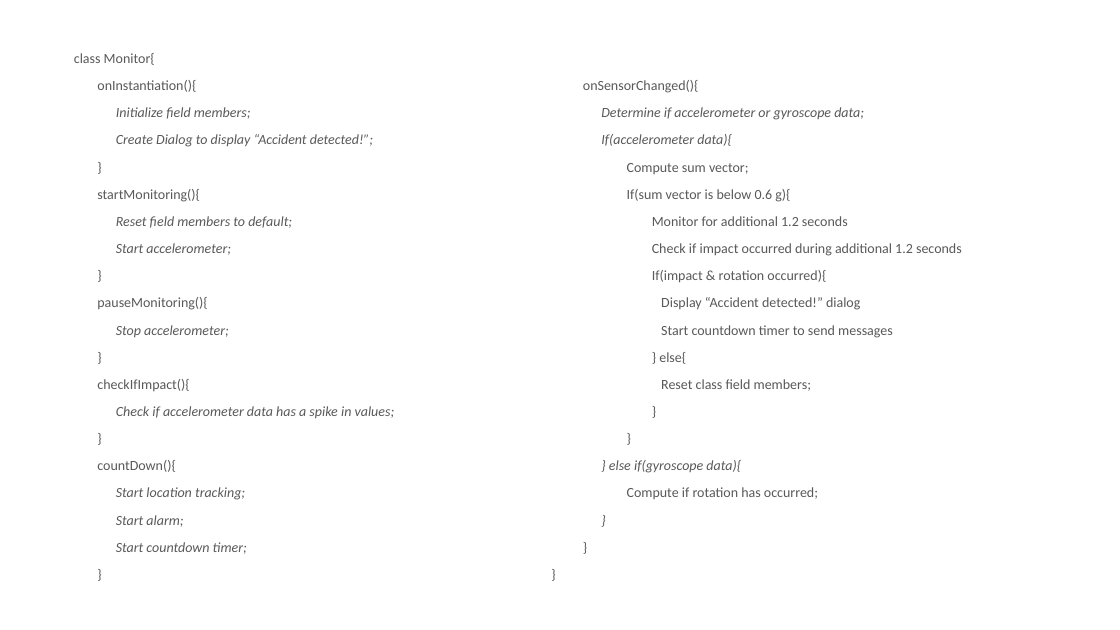
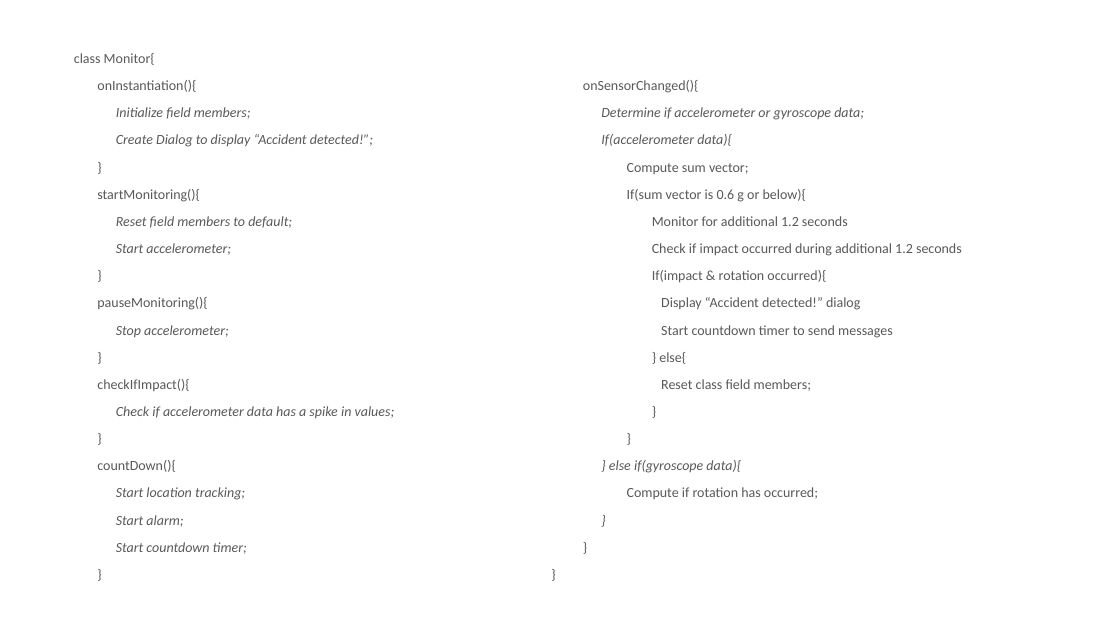
Before and after one commit to Talatsu92/Thesis, a slide deck: slide 19 of Documents/Thesis Defense.pptx. Drawn at 1120x630 pixels with LibreOffice and Linux fonts; fonts in the diff are those of the drawing. Boxes give left, top, right and bottom in pixels: in the first picture for what was removed or moved away, otherwise in the second. Text is boxed around its words. In the diff, an @@ line names an element or a change of style, - is before the commit and + after.

```diff
--- a/Documents/Thesis Defense.pptx
+++ b/Documents/Thesis Defense.pptx
@@ text at <box>627,189,806,202</box>: text changed @@
-        If(sum vector is below 0.6 g){
+        If(sum vector is 0.6 g or below){
```
Also in this commit, not shown: 5 other slides changed, 2 slides added, 1 slide removed, 11 other files.
